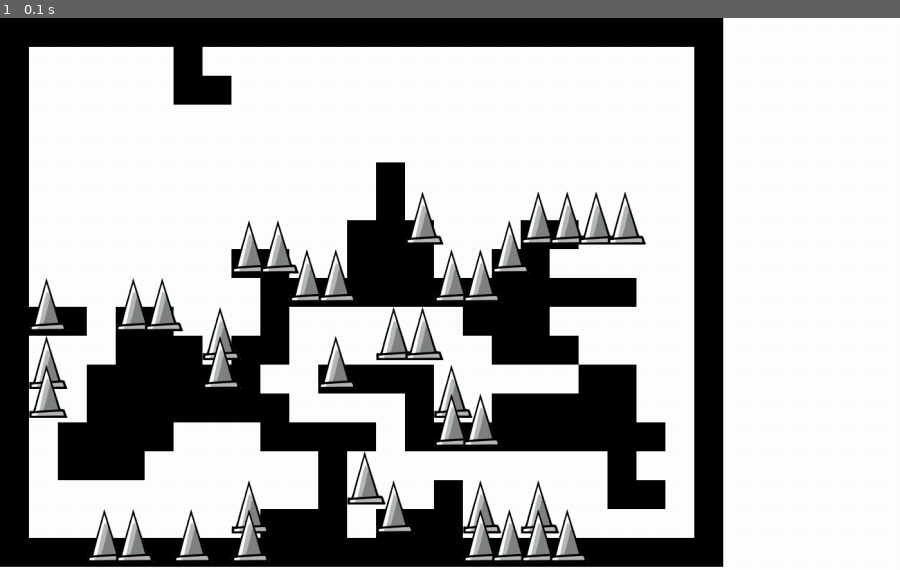
Above: before the commit, frame 1.
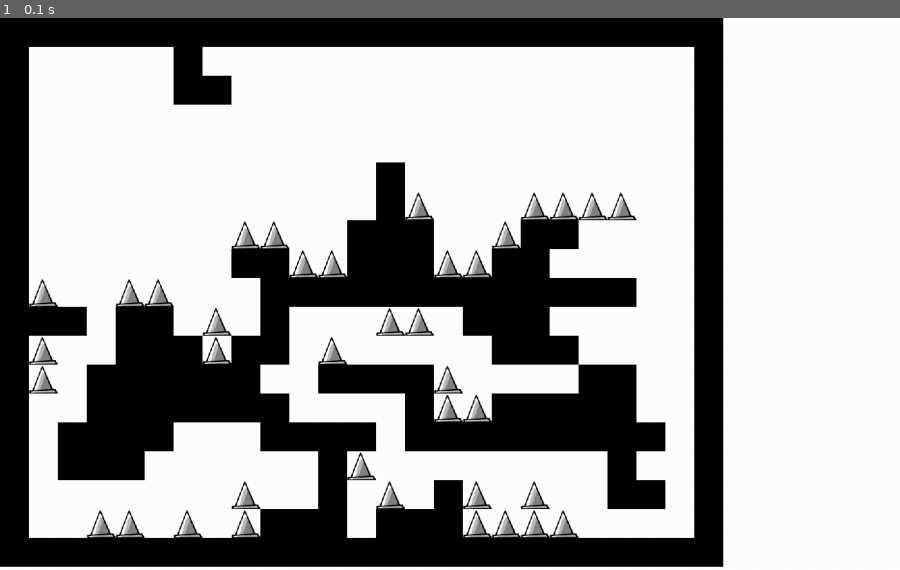
Above: after the commit, the same moment.

Repository: rhit-catapult/pygameproject-dimensionhopper
Game: pygame game, started from project.py
The game is run twice, just before and just after one commit, with the same random seed, the same clock (stepped at 60 frames per second) and the same inputs.
Inputs:
- Up to frame 1 (0.1 s): no input

The runs differ from the first frame. In frame 1, 6.7% of the frame differs, in the area x 3-72%, y 31-99%.

Commit message:
arthur commit spike resize

Diff:
--- a/project.py
+++ b/project.py
@@ -31,6 +31,8 @@
         self.x = x
         self.y = y
         self.image = pygame.image.load(image_filename)
+        self.image = pygame.transform.scale(self.image, (BLOCK_SIZE, BLOCK_SIZE))
+
 
     def draw(self):
         self.screen.blit(self.image, (self.x, self.y))
